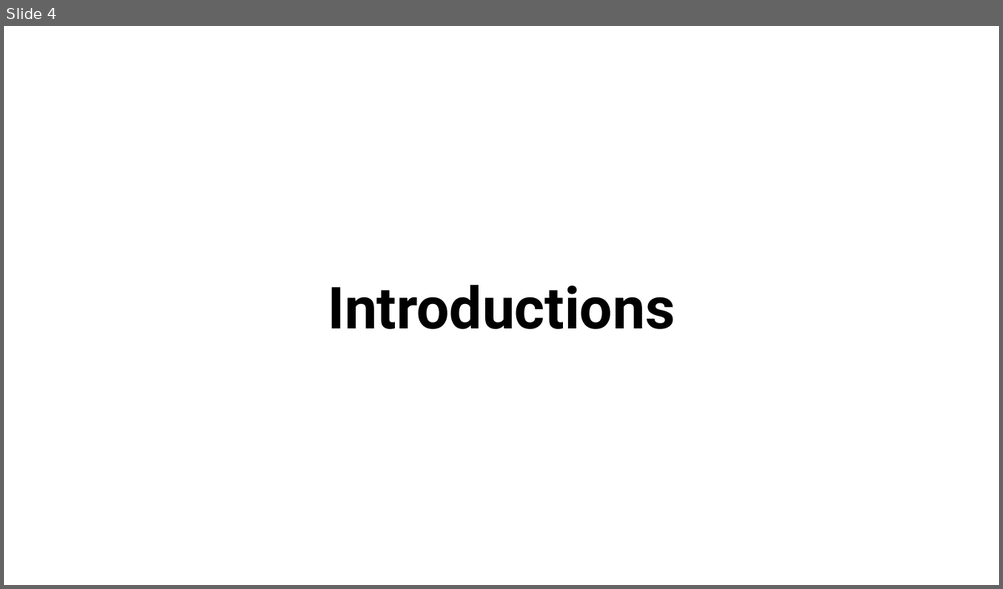
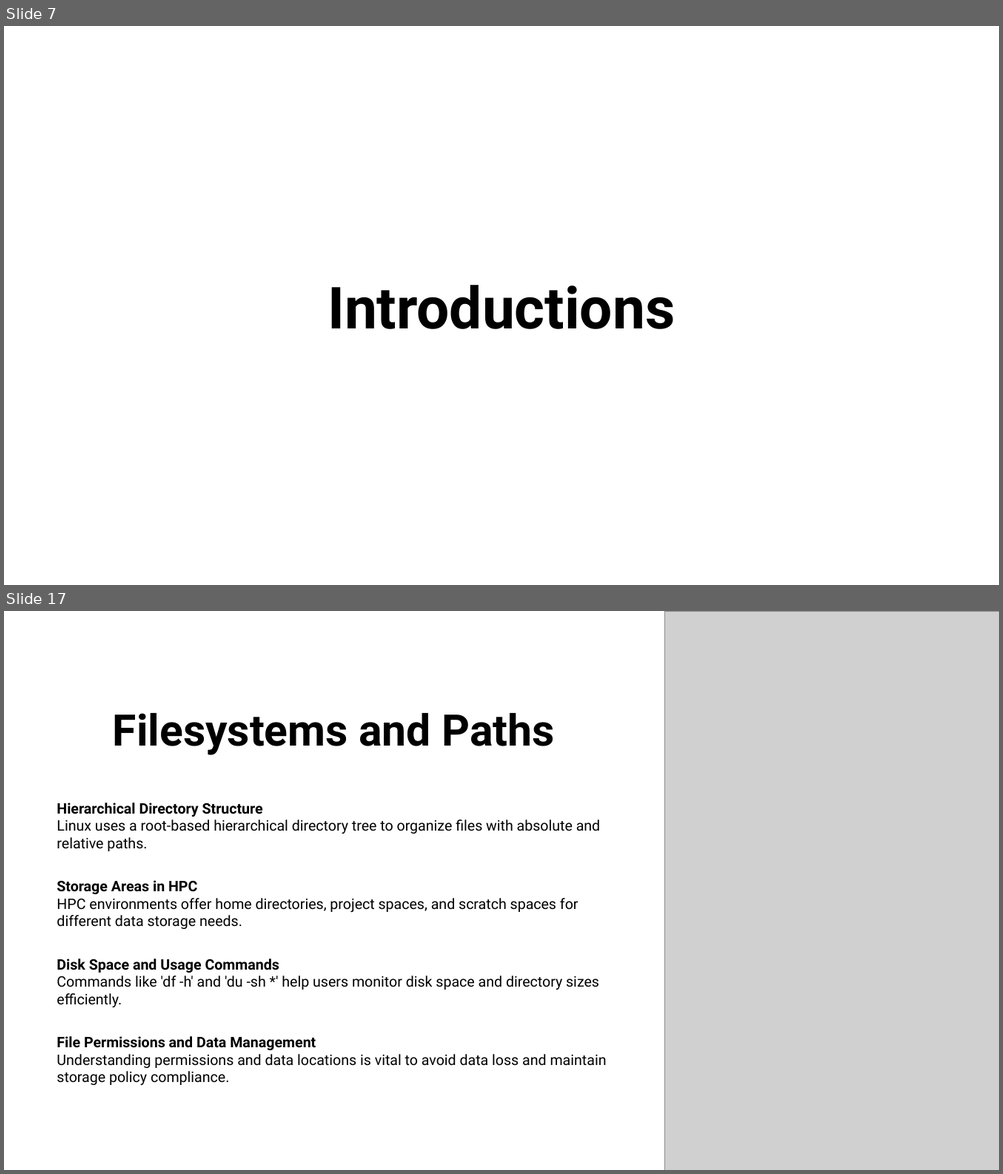
Before and after one commit to anirudhatalmale6-alt/Chem456-2026S, a slide deck: slides/0112-Introduction.pptx. Shown one above the other, each under a label of ours: slide 4 before the commit, slides 7 and 17 after it; the slides between them are not shown. The pictures are 1003x589 and 1003x1174 pixels, drawn with LibreOffice and Linux fonts; fonts in the diff are those of the drawing; grey boxes stand for pictures. Boxes give left, top, right and bottom in pixels: in the first picture for what was removed or moved away, otherwise in the second. Text is boxed around its words. In the diff, an @@ line names an element or a change of style, - is before the commit and + after.

```diff
--- a/slides/0112-Introduction.pptx
+++ b/slides/0112-Introduction.pptx
@@ slide 17 added at (4, 611, 999, 1170), background #FFFFFF @@
@@ picture added at (664, 611, 999, 1170) @@
@@ title added at (113, 713, 554, 755), 84 pt, text #000000, bold @@
+Filesystems and Paths
@@ text added at (57, 803, 606, 1086), 28 pt, text #000000 @@
+Hierarchical Directory Structure
+  Linux uses a root-based hierarchical directory tree to organize files with absolute and relative paths.
+Storage Areas in HPC
+  HPC environments offer home directories, project spaces, and scratch spaces for different data storage needs.
+Disk Space and Usage Commands
+  Commands like 'df -h' and 'du -sh *' help users monitor disk space and directory sizes efficiently.
+File Permissions and Data Management
+  Understanding permissions and data locations is vital to avoid data loss and maintain storage policy compliance.
@@ what was slide 4 is now slide 7 @@
```
Also in this commit, not shown: 3 slides changed, 15 other slides added, 6 slides removed, 2 other files.
